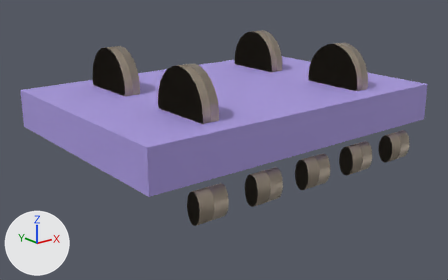
An edit to the glTF model assets/models/stove.gltf, drawn before and after from the same camera.
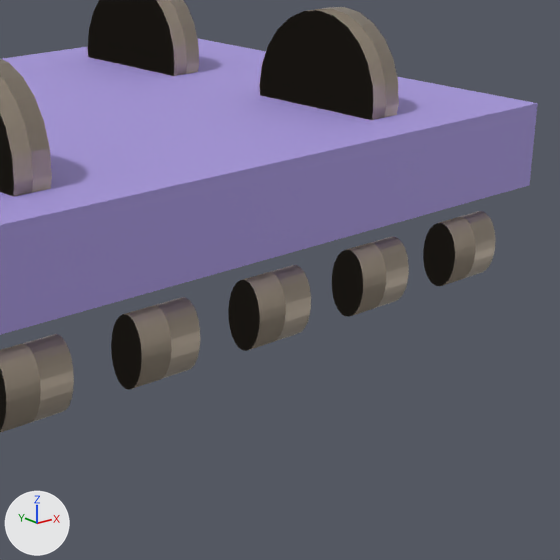
Old and new are each drawn whole from a 50 mm lens placed at (-0.825, -1.017, 0.33), pointed at (0.007, 0.024, -0.087) and again close up on the part from 44% to 98% of the width and 14% to 100% of the height. Lighting does not change. The marker at lower left points along +X, +Y and +Z. The first two pictures are the older version. Where no turn or scale is listed for an object, it has been applied to the vertices.

Script lines for the objects in view, before the commit:
```python
me_stove_accent_box = bpy.data.meshes.new('stove_accent_box')
me_stove_accent_box.from_pydata(...)  # a box spanning x -0.36..0.36, y -0.25..0.25, z -0.04..0.04
me_stove_accent_box.materials.append(mat_accent)  # blue #aa9adf
me_stove_metal_cylinder = bpy.data.meshes.new('stove_metal_cylinder')
me_stove_metal_cylinder.from_pydata(...)  # 52 vertices, 96 faces; spans x -0.5..0.5, y -0.5..0.5, z -0.5..0.5
me_stove_metal_cylinder.materials.append(mat_metal)  # beige #ddcdb8
ob_burner_0_2_1 = bpy.data.objects.new('burner_0.2_1', me_stove_metal_cylinder)
ob_burner_0_2_1.parent = ob_stove
ob_burner_0_2_1.location = (0.2, -0.13, 0.05)
ob_burner_0_2_1.rotation_euler = (0.0, 1.571, 0.0)  # degrees (0, 90, 0)
ob_burner_0_2_1.scale = (0.16, 0.14, 0.035)
ob_hob = bpy.data.objects.new('hob', me_stove_accent_box)
ob_hob.location = (0.0, 0.0, 0.0)
ob_knob_2 = bpy.data.objects.new('knob_2', me_stove_metal_cylinder)
ob_knob_2.parent = ob_stove
ob_knob_2.location = (0.0, -0.255, -0.08)
ob_knob_2.rotation_euler = (0.0, 1.571, 0.0)  # degrees (0, 90, 0)
ob_knob_2.scale = (0.06, 0.035, 0.06)
# also in view: 'knob_1' at (-0.125, -0.255, -0.08); 'knob_3' at (0.125, -0.255, -0.08); 'burner_-0.2_1' at (-0.2, -0.13, 0.05); 'knob_0' at (-0.25, -0.255, -0.08); 'burner_0.2_0' at (0.2, 0.13, 0.05)
```
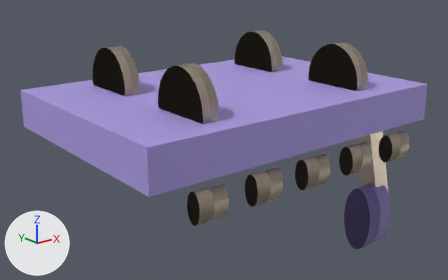
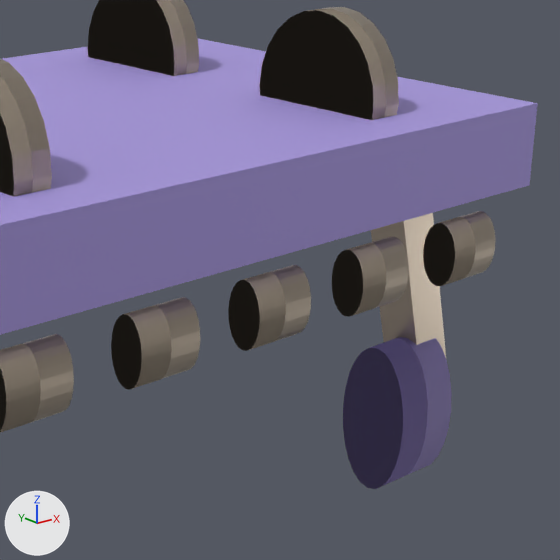
Changed parts and their boxes [x1, y1, x2, y2] in the close-ups (560 x 560 px):
'roai_valve', added (blue)
    after: [343, 337, 452, 489]
'gas_hose', added (beige)
    after: [371, 213, 446, 357]

Edits to the bpy script that builds the scene:
```text
Add me_stove_accent_cylinder:
    me_stove_accent_cylinder.from_pydata(...)  # 52 vertices, 96 faces; spans x -0.04..0.04, y -0.04..0.04, z -0.08..0.08
    me_stove_accent_cylinder.materials.append(mat_accent)  # blue #aa9adf
Add me_stove_metal_box:
    me_stove_metal_box.from_pydata([(0.025, -0.022, -0.19), (0.069, -0.022, -0.179), (-0.025, -0.022, 0.19), (-0.069, -0.022, 0.179), (0.069, 0.022, -0.179), (0.025, 0.022, -0.19), (-0.069, 0.022, 0.179), (-0.025, 0.022, 0.19)], [], [(0, 1, 2), (0, 2, 3), (4, 5, 6), (4, 6, 7), (1, 4, 7), (1, 7, 2), (5, 0, 3), (5, 3, 6), (3, 2, 7), (3, 7, 6), (5, 4, 1), (5, 1, 0)])
    me_stove_metal_box.materials.append(mat_metal)  # beige #ddcdb8
Add ob_roai_valve:
    ob_roai_valve = bpy.data.objects.new('roai_valve', me_stove_accent_cylinder)
    ob_roai_valve.location = (0.34, -0.13, -0.31)
Add ob_gas_hose:
    ob_gas_hose = bpy.data.objects.new('gas_hose', me_stove_metal_box)
    ob_gas_hose.location = (0.35, -0.12, -0.15)
```
